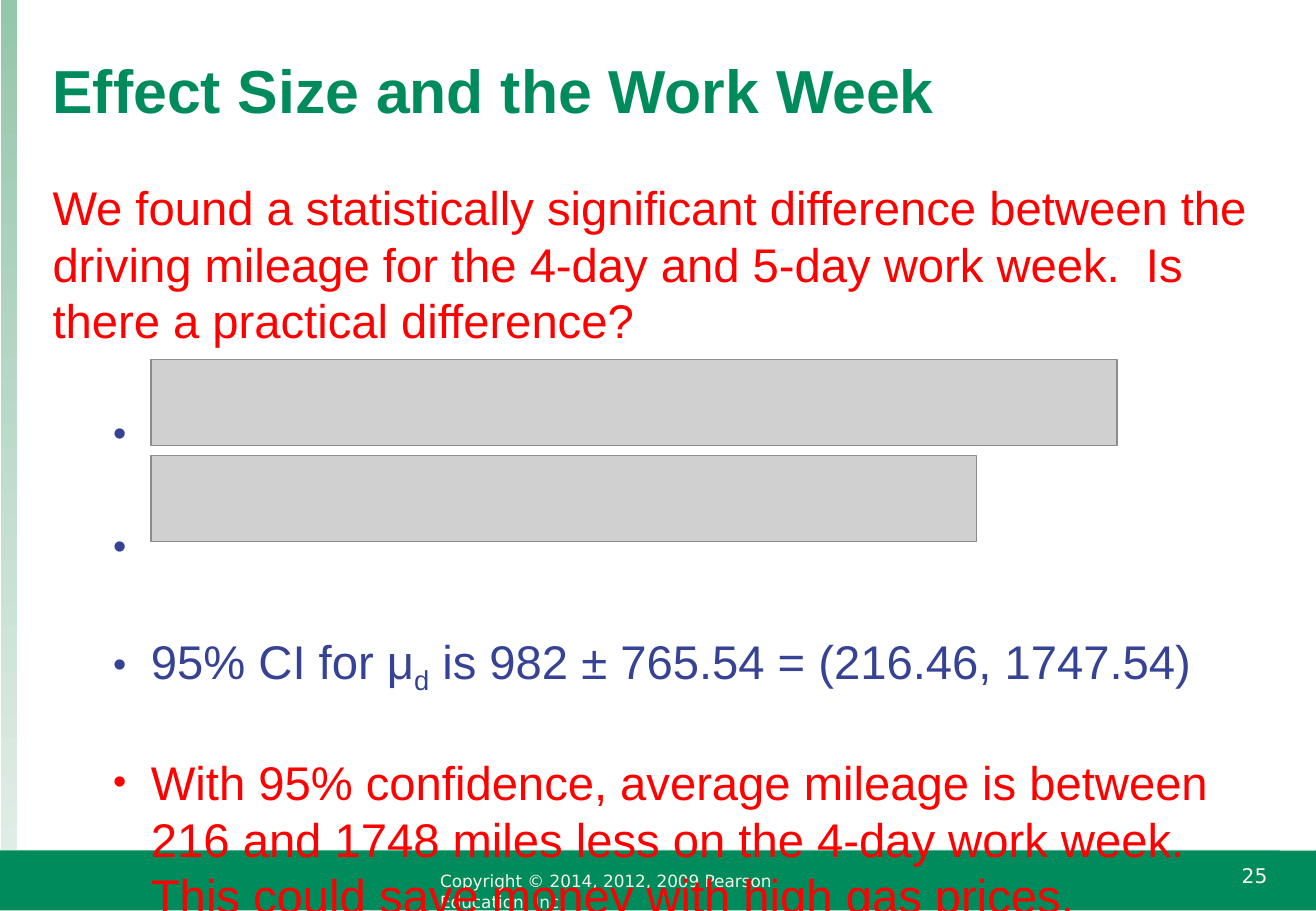
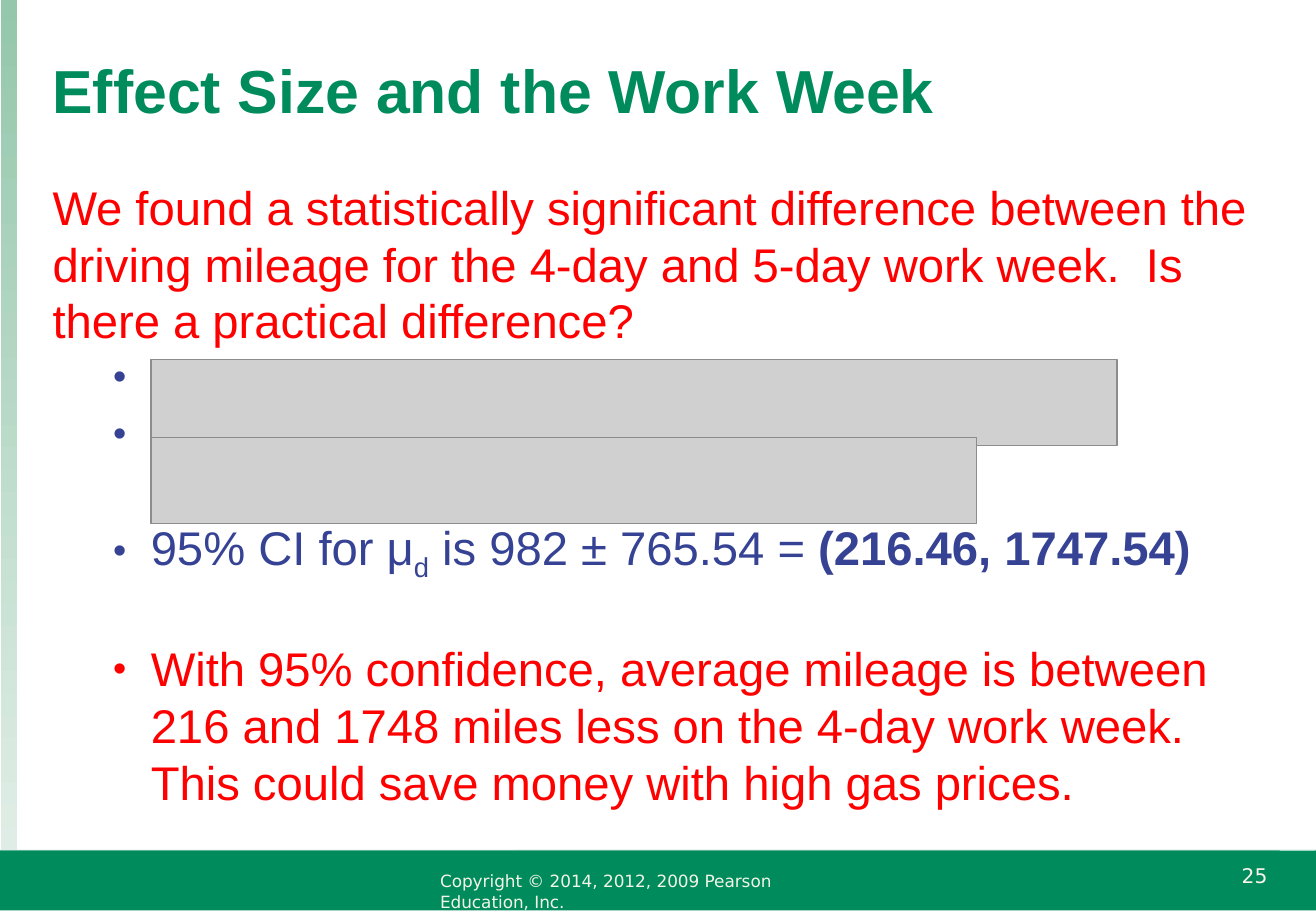
Before and after one commit to raffled/STAT111, a slide deck: slide 25 of week6/IS4_ppt_chapter21.ppt. Drawn at 1316x911 pixels with LibreOffice and Linux fonts; fonts in the diff are those of the drawing; grey boxes stand for pictures; background and template pictures are left out. Boxes give left, top, right and bottom in pixels: in the first picture for what was removed or moved away, otherwise in the second. Text is boxed around its words. In the diff, an @@ line names an element or a change of style, - is before the commit and + after.

```diff
--- a/week6/IS4_ppt_chapter21.ppt
+++ b/week6/IS4_ppt_chapter21.ppt
@@ text "We found a statistically significant ..." at [53,190,1247,801]: bold on in "(216.46, 1747.54)" @@
@@ picture: place and size @@
-picture at [151,455,976,541]
+picture at [151,437,976,523]
```
Also in this commit, not shown: 3 other slides changed, 6 other files.
